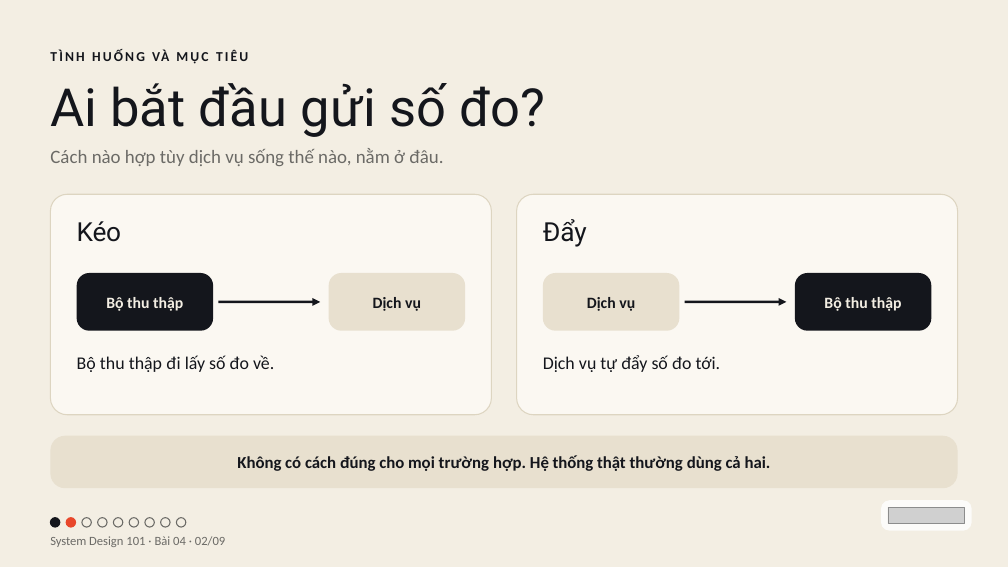
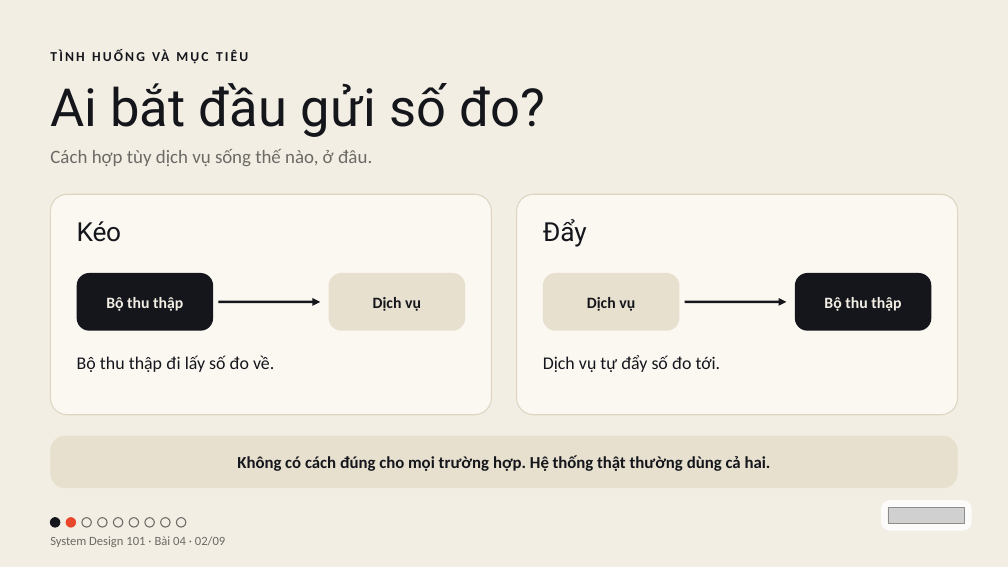
Before and after one commit to vohoailinh90/tool-marketing-studio, a slide deck: slide 2 of system-design-101/vi/lessons/sd-13-004/slides/sd-13-004.pptx. Drawn at 1008x567 pixels with LibreOffice and Linux fonts; fonts in the diff are those of the drawing; grey boxes stand for pictures. Boxes give left, top, right and bottom in pixels: in the first picture for what was removed or moved away, otherwise in the second. Text is boxed around its words. In the diff, an @@ line names an element or a change of style, - is before the commit and + after.

```diff
--- a/system-design-101/vi/lessons/sd-13-004/slides/sd-13-004.pptx
+++ b/system-design-101/vi/lessons/sd-13-004/slides/sd-13-004.pptx
@@ text at <box>50,149,372,166</box>: text changed @@
-Cách nào hợp tùy dịch vụ sống thế nào, nằm ở đâu.
+Cách hợp tùy dịch vụ sống thế nào, ở đâu.
```
Also in this commit, not shown: 1 other slide changed, 4 other files.
